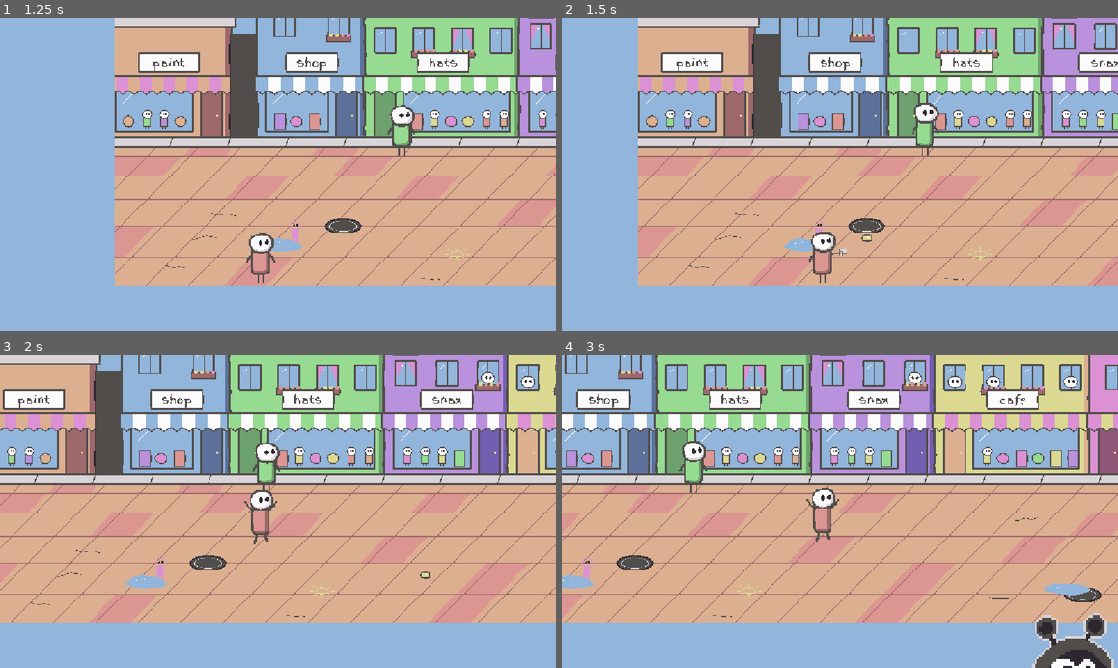
Above: before the commit, frames 1-4 (two rows, left to right).
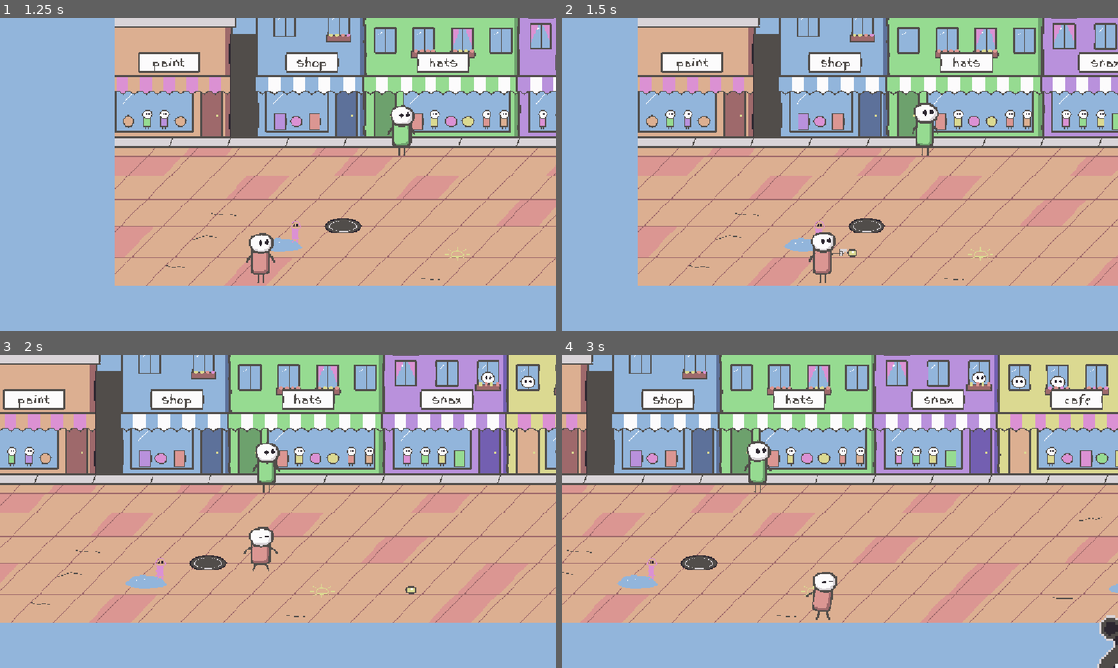
Above: after the commit, the same moments.

Repository: mitchglitchisdabestg/Little-guy-fighter
Game: Godot game, scene res://Scenes/UI/main_menu.tscn
The game is run twice, just before and just after one commit, with the same random seed, the same clock (stepped at 60 frames per second) and the same inputs.
Inputs (mouse positions are in pixels of both pictures, inside the frame that each line leads up to):
- Up to frame 1 (1.25 s): click "New Game" at 0.5 s
- Up to frame 2 (1.5 s): move the mouse to (962, 158) at 1.27 s; hold D (Right) from 1.28 s (still down); click (962, 158) at 1.35 s
- Up to frame 3 (2 s): keep holding D (Right); tap Space (Jump) at 1.52, 1.82 s; right-click (400, 495) at 1.55 s
- Up to frame 4 (3 s): move the mouse to (728, 527) at 2.02 s; release D (Right) at 2.03 s; hold S (Down) 2.03-2.78 s; right-click (728, 527) at 2.1 s; tap Space (Jump) at 2.27, 2.57 s; tap Shift (Dash) at 2.3, 2.85 s; move the mouse to (895, 442) at 2.77 s; hold D (Right) from 2.78 s (still down)

Frame 1 is identical in both runs. In frame 2, less than 0.1% of the frame differs, in the area x 50-56%, y 69-77%; in frame 3, 1.0%; in frame 4, 46%, in the area x 0-100%, y 0-100%.

Commit message:
added kamekameha

Diff:
--- /dev/null
+++ b/little-guy-st/Scenes/Attack/Projectiles/beam.tscn
@@ -0,0 +1,124 @@
+[gd_scene format=3 uid="uid://d77tb3ycsrj2"]
+
+[ext_resource type="Texture2D" uid="uid://dlc2tjk7l0m5f" path="res://Assets/little_guy_pack/beam_start.png" id="1_ey8qq"]
+[ext_resource type="Script" uid="uid://dpp7gerochcy0" path="res://Scripts/beam.gd" id="1_t8yil"]
+[ext_resource type="Texture2D" uid="uid://c01uh5axmt6s7" path="res://Assets/little_guy_pack/beam_mid.png" id="2_t8yil"]
+[ext_resource type="Texture2D" uid="uid://djriqunrgqsmh" path="res://Assets/little_guy_pack/beam_end.png" id="3_uc1nk"]
+
+[sub_resource type="AtlasTexture" id="AtlasTexture_5hp57"]
+atlas = ExtResource("1_ey8qq")
+region = Rect2(0, 0, 48, 96)
+
+[sub_resource type="AtlasTexture" id="AtlasTexture_samlc"]
+atlas = ExtResource("1_ey8qq")
+region = Rect2(96, 0, 48, 96)
+
+[sub_resource type="AtlasTexture" id="AtlasTexture_l8p04"]
+atlas = ExtResource("1_ey8qq")
+region = Rect2(48, 0, 48, 96)
+
+[sub_resource type="SpriteFrames" id="SpriteFrames_pp5cw"]
+animations = [{
+"frames": [{
+"duration": 1.0,
+"texture": SubResource("AtlasTexture_5hp57")
+}, {
+"duration": 1.0,
+"texture": SubResource("AtlasTexture_samlc")
+}, {
+"duration": 1.0,
+"texture": SubResource("AtlasTexture_l8p04")
+}],
+"loop": 1,
+"name": &"default",
+"speed": 5.0
+}]
+
+[sub_resource type="AtlasTexture" id="AtlasTexture_fbpna"]
+atlas = ExtResource("2_t8yil")
+region = Rect2(0, 0, 32, 96)
+
+[sub_resource type="AtlasTexture" id="AtlasTexture_umkyv"]
+atlas = ExtResource("2_t8yil")
+region = Rect2(32, 0, 32, 96)
+
+[sub_resource type="AtlasTexture" id="AtlasTexture_n5tl0"]
+atlas = ExtResource("2_t8yil")
+region = Rect2(64, 0, 32, 96)
+
+[sub_resource type="SpriteFrames" id="SpriteFrames_qjpmx"]
+animations = [{
+"frames": [{
+"duration": 1.0,
+"texture": SubResource("AtlasTexture_fbpna")
+}, {
+"duration": 1.0,
+"texture": SubResource("AtlasTexture_umkyv")
+}, {
+"duration": 1.0,
+"texture": SubResource("AtlasTexture_n5tl0")
+}],
+"loop": 1,
+"name": &"default",
+"speed": 5.0
+}]
+
+[sub_resource type="AtlasTexture" id="AtlasTexture_dk3o1"]
+atlas = ExtResource("3_uc1nk")
+region = Rect2(0, 0, 88, 96)
+
+[sub_resource type="AtlasTexture" id="AtlasTexture_4g3ib"]
+atlas = ExtResource("3_uc1nk")
+region = Rect2(88, 0, 88, 96)
+
+[sub_resource type="AtlasTexture" id="AtlasTexture_q5mpf"]
+atlas = ExtResource("3_uc1nk")
+region = Rect2(176, 0, 88, 96)
+
+[sub_resource type="SpriteFrames" id="SpriteFrames_uxhtl"]
+animations = [{
+"frames": [{
+"duration": 1.0,
+"texture": SubResource("AtlasTexture_dk3o1")
+}, {
+"duration": 1.0,
+"texture": SubResource("AtlasTexture_4g3ib")
+}, {
+"duration": 1.0,
+"texture": SubResource("AtlasTexture_q5mpf")
+}],
+"loop": 1,
+"name": &"default",
+"speed": 5.0
+}]
+
+[sub_resource type="CapsuleShape2D" id="CapsuleShape2D_khvpl"]
+radius = 22.987766
+height = 168.02077
+
+[node name="Beam" type="Area2D" unique_id=848220936]
+script = ExtResource("1_t8yil")
+
+[node name="Start" type="AnimatedSprite2D" parent="." unique_id=1502335572]
+sprite_frames = SubResource("SpriteFrames_pp5cw")
+autoplay = "default"
+frame = 1
+frame_progress = 0.36468595
+
+[node name="Mid" type="AnimatedSprite2D" parent="." unique_id=1659810884]
+position = Vector2(39, 0)
+sprite_frames = SubResource("SpriteFrames_qjpmx")
+autoplay = "default"
+frame = 2
+frame_progress = 0.5669413
+
+[node name="End" type="AnimatedSprite2D" parent="." unique_id=489178841]
+position = Vector2(98, 1)
+sprite_frames = SubResource("SpriteFrames_uxhtl")
+autoplay = "default"
+frame_progress = 0.353397
+
+[node name="CollisionShape2D" type="CollisionShape2D" parent="." unique_id=1543152599]
+position = Vector2(56.999996, -2.9802294e-08)
+rotation = -1.5648794
+shape = SubResource("CapsuleShape2D_khvpl")
--- a/little-guy-st/Scenes/Player/player.tscn
+++ b/little-guy-st/Scenes/Player/player.tscn
@@ -236,7 +236,7 @@
 "duration": 1.0,
 "texture": SubResource("AtlasTexture_eksi1")
 }],
-"loop": 1,
+"loop": 0,
 "name": &"Dash",
 "speed": 5.0
 }, {
@@ -329,7 +329,7 @@
 "duration": 1.0,
 "texture": SubResource("AtlasTexture_dey5f")
 }],
-"loop": 1,
+"loop": 0,
 "name": &"Jump",
 "speed": 5.0
 }, {
@@ -451,7 +451,7 @@
 position = Vector2(2, -10)
 scale = Vector2(0.8, 0.8)
 sprite_frames = SubResource("SpriteFrames_pp5cw")
-animation = &"Pew_Pew"
+animation = &"Dash"
 autoplay = "Idle"
 
 [node name="CollisionShape2D" type="CollisionShape2D" parent="." unique_id=2047518211]
--- a/little-guy-st/Scripts/Player.gd
+++ b/little-guy-st/Scripts/Player.gd
@@ -23,6 +23,7 @@
 var is_charging: bool = false
 var is_charge_beam: bool = false
 const PROJECTILE_SCENE = preload("res://Scenes/Attack/Projectiles/projectile.tscn")
+const BEAM_SCENE = preload("res://Scenes/Attack/Projectiles/beam.tscn")
 
 
 #streets of rage movement (up and down the street)
@@ -36,7 +37,7 @@
 
 func _physics_process(delta: float) -> void:
 	# Add the gravity.
-	if Input.is_action_just_pressed("Jump") and not is_acting:
+	if Input.is_action_just_pressed("Jump") and not is_acting and not is_shooting and not is_charging and not is_charge_beam and not is_dashing:
 		jump_velocity = JUMP_VELOCITY
 		is_acting = true
 		animated_sprite.play("Jump")
@@ -71,6 +72,7 @@
 		is_charging = false
 		is_charge_beam = true
 		animated_sprite.play("Ha")
+		beam_shoot()
 
 	#checking direction, and then flippng the sprite horizontially accordingly
 	if direction.x > 0 :
@@ -147,8 +149,21 @@
 func shoot_projectile() -> void:
 	var projectile = PROJECTILE_SCENE.instantiate()
 	projectile.direction = -1.0 if animated_sprite.flip_h else 1.0
-	projectile.global_position = global_position + Vector2(
-	-20 if animated_sprite.flip_h else 20,
-	-20
-	)
+	var spawn_offset =Vector2(
+		-5 if animated_sprite.flip_h else 5,
+		-5
+		)
+	projectile.global_position = global_position + spawn_offset
 	get_tree().current_scene.add_child(projectile)
+
+func beam_shoot() -> void:
+	var beam = BEAM_SCENE.instantiate()
+	beam.direction = -1.0 if animated_sprite.flip_h else 1.0
+
+
+	var spawn_offset =Vector2(
+		-2 if animated_sprite.flip_h else 2,
+		-2
+		)
+	beam.global_position = global_position + spawn_offset
+	get_tree().current_scene.add_child(beam)
--- /dev/null
+++ b/little-guy-st/Scripts/beam.gd
@@ -0,0 +1,25 @@
+extends Area2D
+
+const DAMAGE = 3
+const EXIST = 0.4
+
+var direction: float = 1.0
+var hit_targets: Array[Node2D]=[]
+
+func _ready() -> void:
+	scale.x = direction
+	$Start.play("default")
+	$Mid.play("default")
+	$End.play("default")
+
+	await get_tree().create_timer(EXIST).timeout
+	queue_free()
+
+
+func _on_body_entered(body: Node2D) -> void:
+	if body in hit_targets:
+		return
+
+	if body.has_method("take_damage"):
+		hit_targets.append(body)
+		body.take_damage(DAMAGE)
--- a/little-guy-st/Scripts/projectile.gd
+++ b/little-guy-st/Scripts/projectile.gd
@@ -4,4 +4,14 @@
 var direction:float = 1.0
 
 func _physics_process(delta: float) -> void:
-	global_position.x += direction * SPEED *delta
+		global_position.x += direction * SPEED *delta
+
+signal hit_something
+
+const DAMAGE = 1
+
+func _on_body_entered(body: Node2D) -> void:
+	if body.has_method("take_damage"):
+		body.take_damage(DAMAGE)
+
+	queue_free()
Not shown, added: little-guy-st/Scripts/beam.gd.uid
